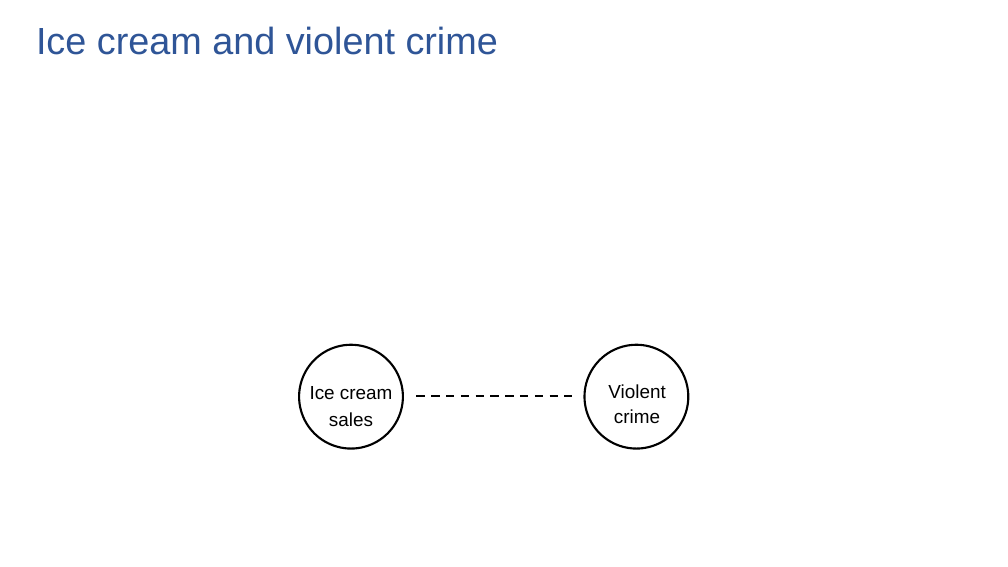
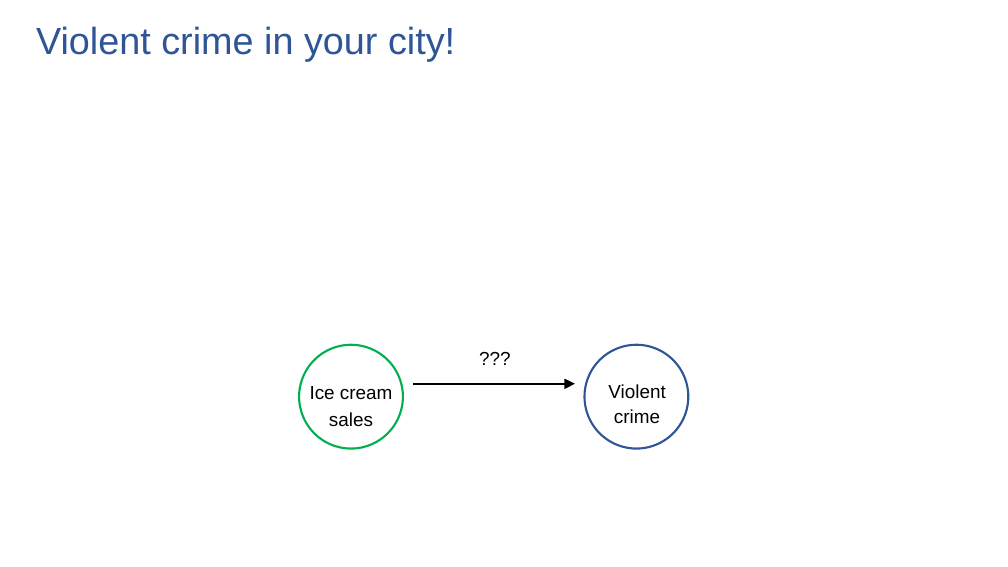
Before and after one commit to ronikobrosly/scipy_2022_causal_inference_tutorial, a slide deck: slide 30 of slides/tutorial_slides.pptx (slide 24 before the commit). Drawn at 1008x567 pixels with LibreOffice and Linux fonts; fonts in the diff are those of the drawing. Boxes give left, top, right and bottom in pixels: in the first picture for what was removed or moved away, otherwise in the second. Text is boxed around its words. In the diff, an @@ line names an element or a change of style, - is before the commit and + after.

```diff
--- a/slides/tutorial_slides.pptx
+++ b/slides/tutorial_slides.pptx
@@ title at (36, 26, 455, 62): text changed @@
-Ice cream and violent crime
+Violent crime in your city!
@@ ellipse at (299, 345, 403, 448): outline #000000 2 pt to #00B050 2 pt @@
@@ text added at (443, 341, 547, 401), 18 pt, text #000000 @@
+???
@@ ellipse at (585, 345, 688, 448): outline #000000 2 pt to #2F5597 2 pt @@
@@ line moved from (417, 396) - (572, 396) to (413, 384) - (575, 384) @@
@@ line (413, 384) - (575, 384): line to arrow; stroke #000000 2 pt dashed to #000000 2 pt @@
```
Also in this commit, not shown: 8 other slides changed, 16 slides added, 3 slides removed, 1 other file.
